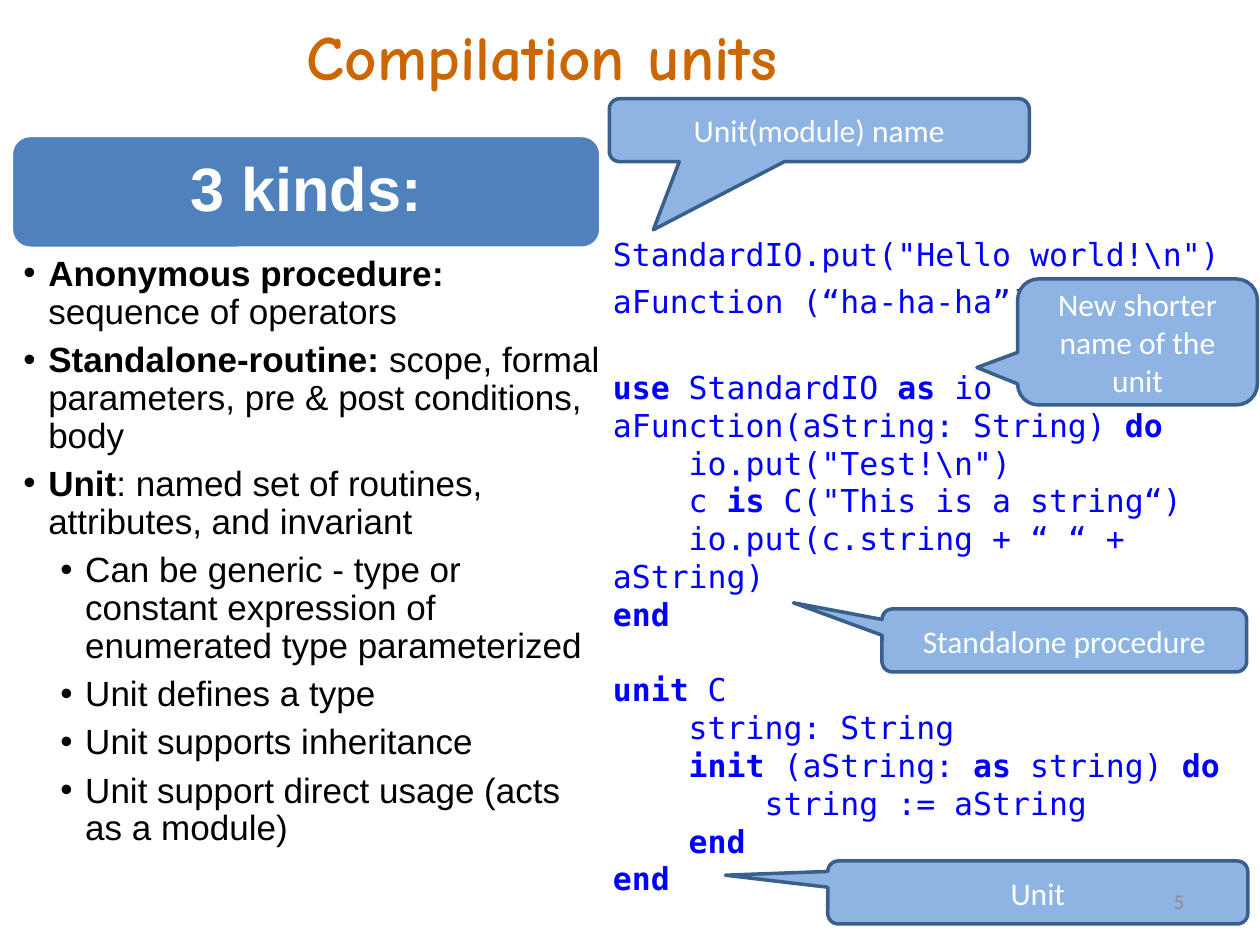
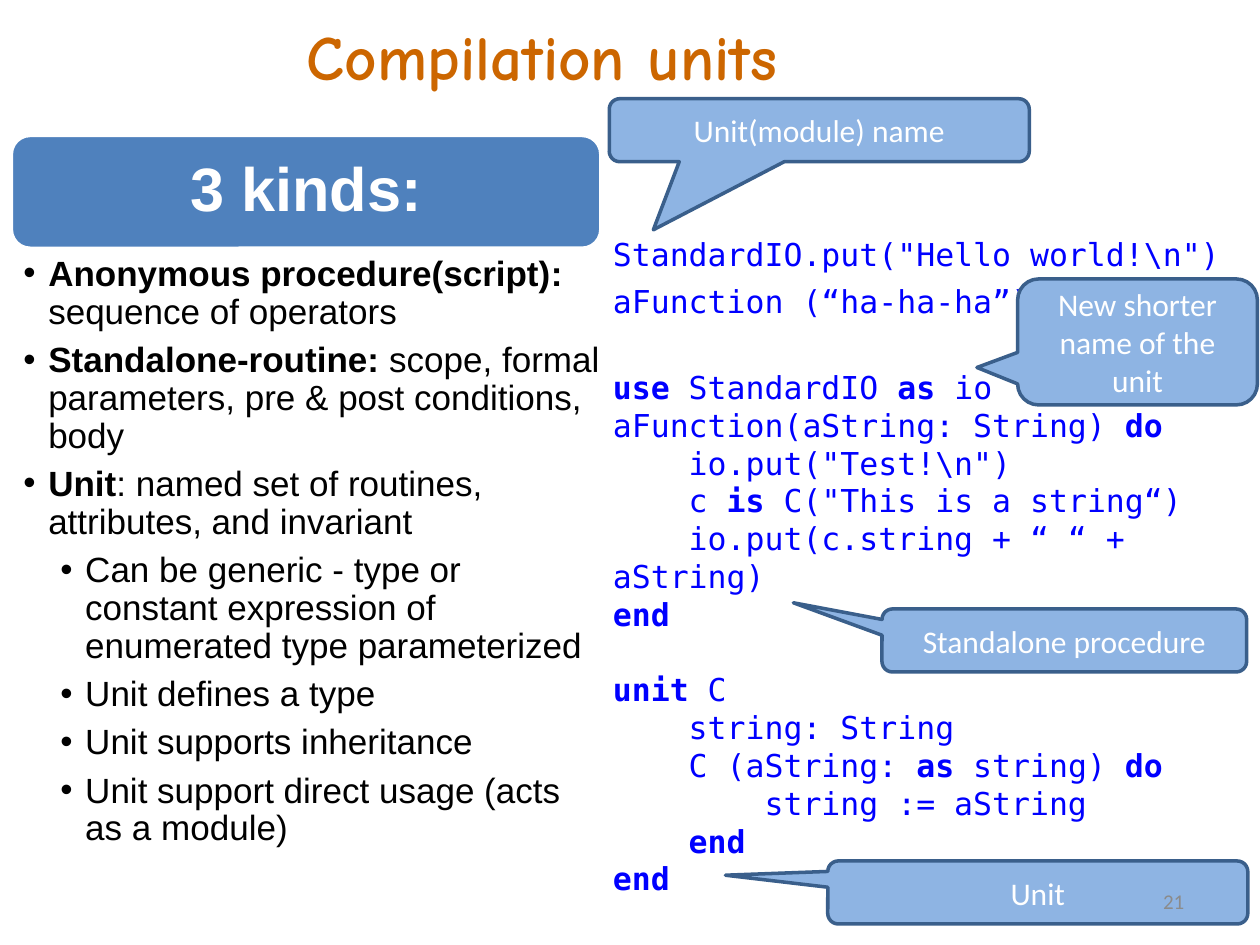
Before and after one commit to akanatov/SLang-, a slide deck: slide 21 of Docs/SLang E# 2022.pptx (slide 5 before the commit). Drawn at 1260x945 pixels with LibreOffice and Linux fonts; fonts in the diff are those of the drawing. Boxes give left, top, right and bottom in pixels: in the first picture for what was removed or moved away, otherwise in the second. Text is boxed around its words. In the diff, an @@ line names an element or a change of style, - is before the commit and + after.

```diff
--- a/Docs/SLang E# 2022.pptx
+++ b/Docs/SLang E# 2022.pptx
@@ text at [48, 260, 562, 330]: text changed @@
-  •• Anonymous procedure: sequence of operators
+  •• Anonymous procedure(script): sequence of operators
@@ text at [613, 373, 1182, 891]: text changed @@
-use StandardIO as io
-aFunction(aString: String) do
-io.put("Test!\n")
-c is C("This is a string“)
-io.put(c.string + “ “ + aString)
-end
-unit C
-string: String
-init (aString: as string) do
-string := aString
-end
-end
+use StandardIO as io
+aFunction(aString: String) do
+io.put("Test!\n")
+c is C("This is a string“)
+io.put(c.string + “ “ + aString)
+end
+unit C
+string: String
+C (aString: as string) do
+string := aString
+end
+end
```
Also in this commit, not shown: 18 other slides changed, 17 slides added, 4 slides removed, 8 other files.
